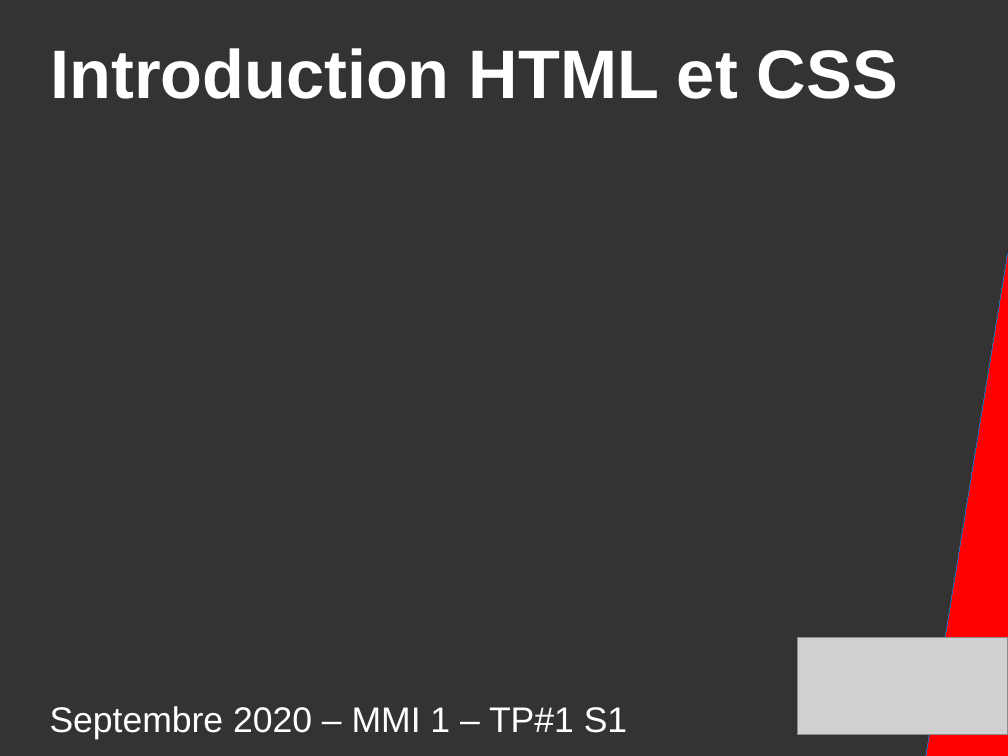
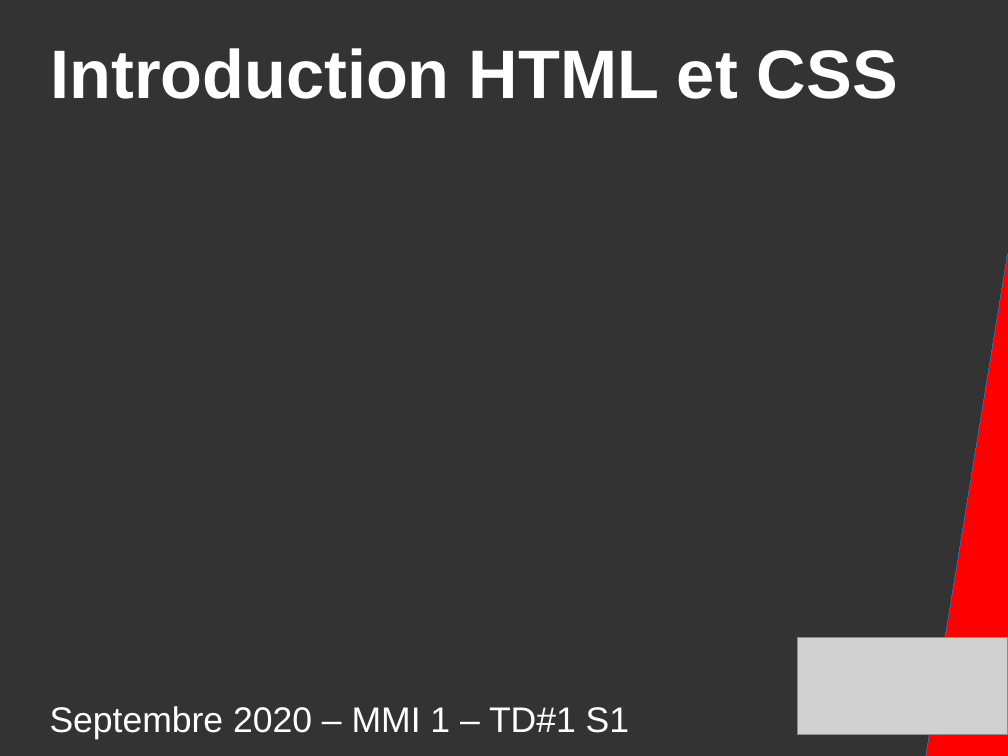
Before and after one commit to DanYellow/presentations, a slide deck: slide 1 of mmi/html/travaux-pratiques/numero-1/presentation.odp. Drawn at 1008x756 pixels with LibreOffice and Linux fonts; fonts in the diff are those of the drawing; grey boxes stand for pictures. Boxes give left, top, right and bottom in pixels: in the first picture for what was removed or moved away, otherwise in the second. Text is boxed around its words. In the diff, an @@ line names an element or a change of style, - is before the commit and + after.

```diff
--- a/mmi/html/travaux-pratiques/numero-1/presentation.odp
+++ b/mmi/html/travaux-pratiques/numero-1/presentation.odp
@@ title at [50, 706, 629, 739]: text changed @@
-Septembre 2020 – MMI 1 – TP#1 S1
+Septembre 2020 – MMI 1 – TD#1 S1
```
Also in this commit, not shown: 3 other slides changed, 3 other files.
